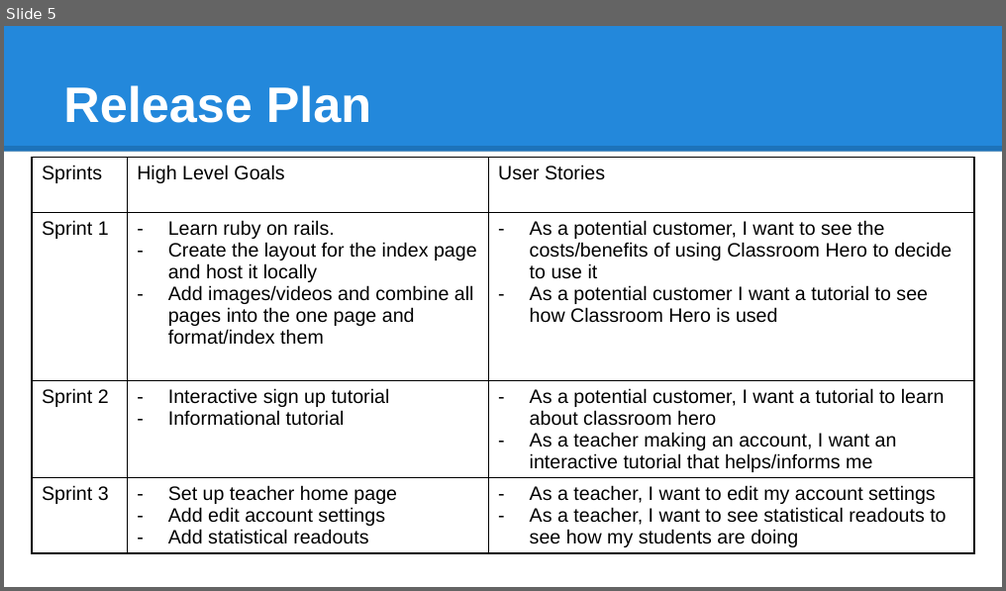
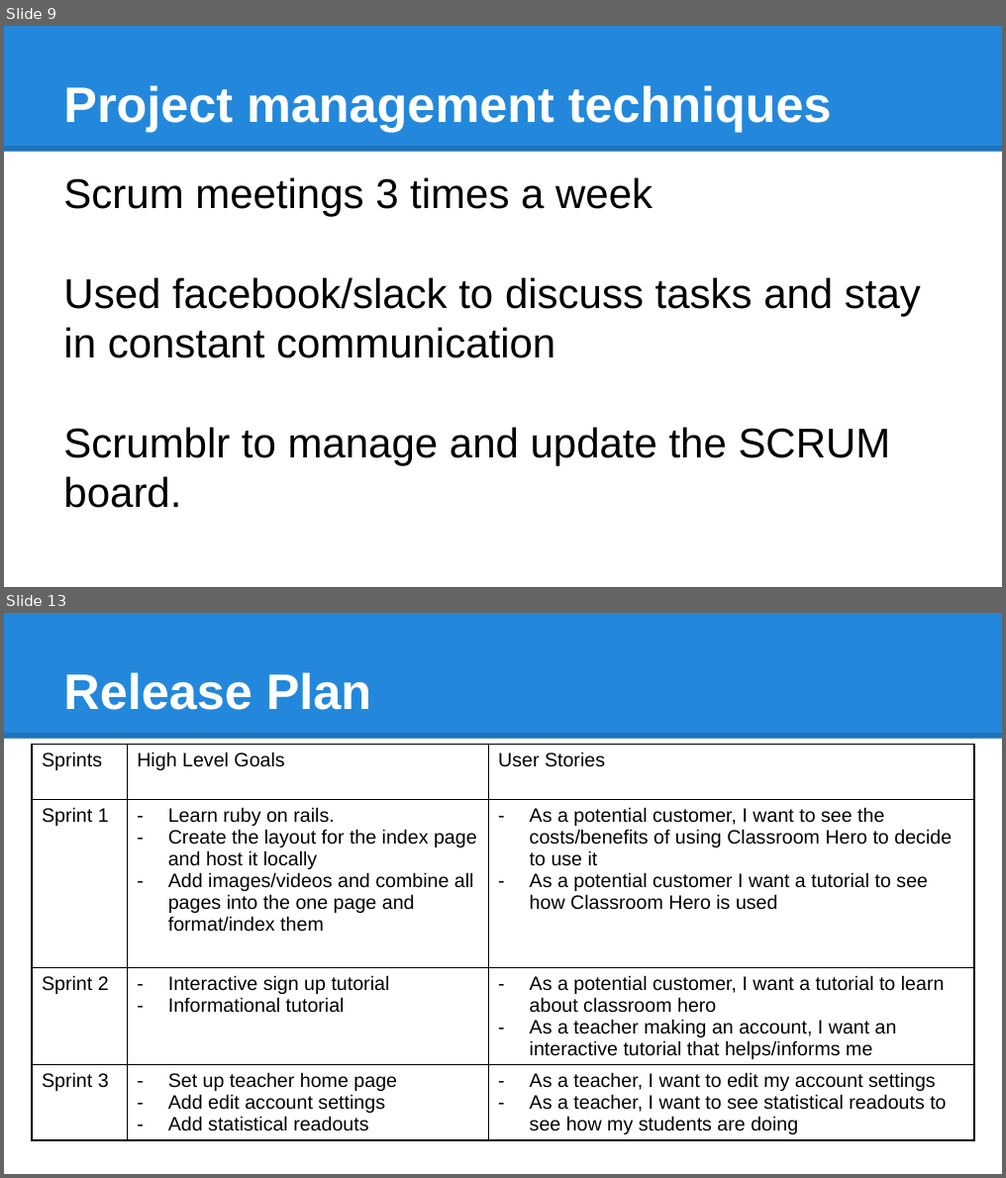
Before and after one commit to JoshNussbaum/classroom-hero-rails, a slide deck: CS115_Presentation.pptx. Shown one above the other, each under a label of ours: slide 5 before the commit, slides 9 and 13 after it; the slides between them are not shown. The pictures are 1006x591 and 1006x1178 pixels, drawn with LibreOffice and Linux fonts; fonts in the diff are those of the drawing. Boxes give left, top, right and bottom in pixels: in the first picture for what was removed or moved away, otherwise in the second. Text is boxed around its words. In the diff, an @@ line names an element or a change of style, - is before the commit and + after.

```diff
--- a/CS115_Presentation.pptx
+++ b/CS115_Presentation.pptx
@@ slide 9 added at <box>4,26,1002,587</box>, background #FFFFFF; not listed: 2 template elements that a slide beside it also shows @@
@@ title added at <box>63,85,832,131</box>, 36 pt, text #FFFFFF, bold @@
+Project management techniques
@@ text added at <box>63,177,921,508</box>, 30 pt, text #000000 @@
+Scrum meetings 3 times a week
+Used facebook/slack to discuss tasks and stay in constant communication
+Scrumblr to manage and update the SCRUM board.
@@ what was slide 5 is now slide 13 @@
```
Also in this commit, not shown: 2 slides changed, 9 other slides added, 2 slides removed, 6 other files.
